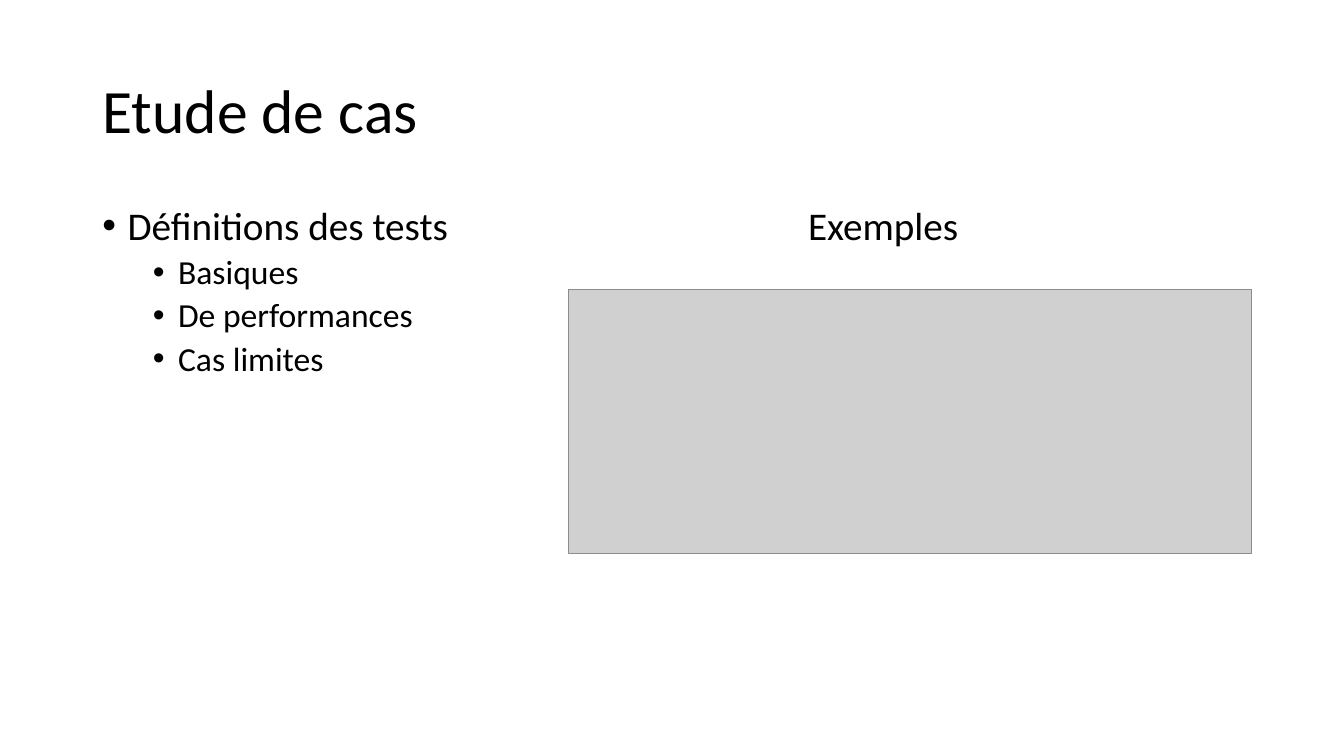
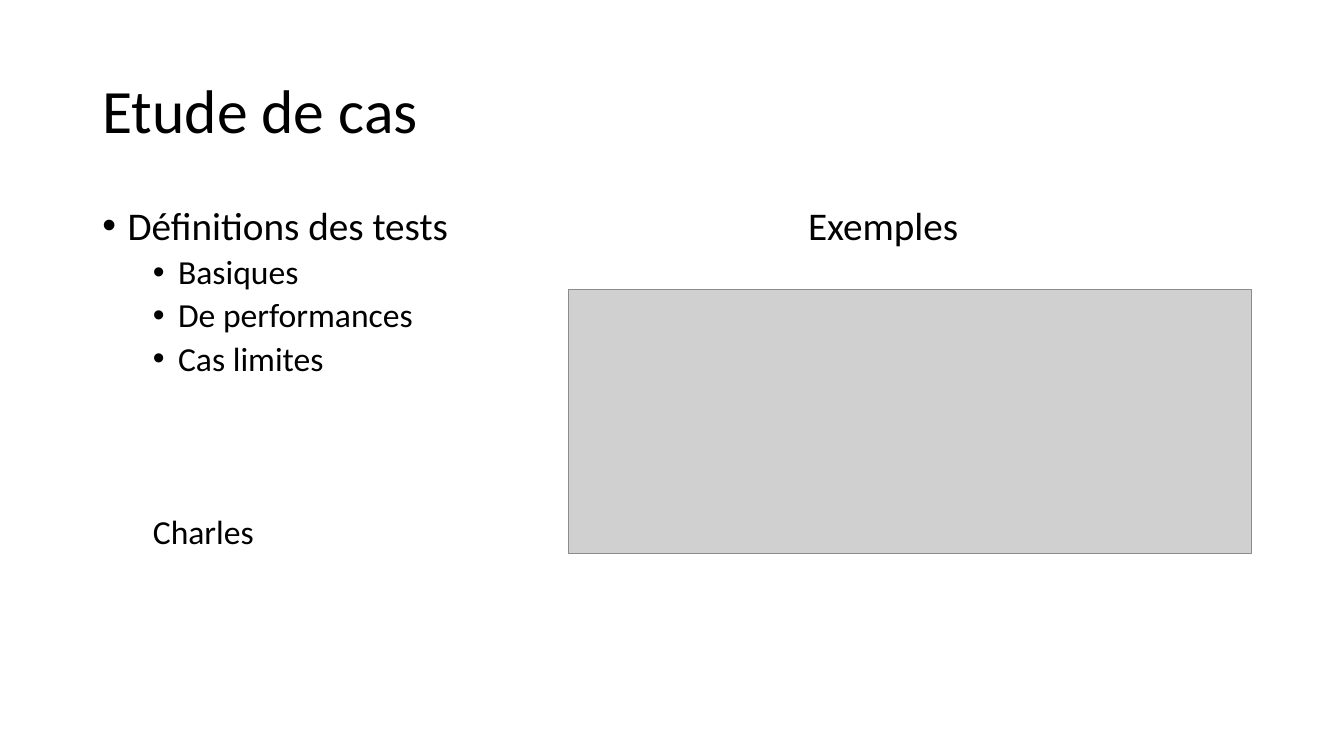
Before and after one commit to GRnice/ConcoursJuin, a slide deck: slide 12 of rapport/presentation.pptx. Drawn at 1344x756 pixels with LibreOffice and Linux fonts; fonts in the diff are those of the drawing; grey boxes stand for pictures. Boxes give left, top, right and bottom in pixels: in the first picture for what was removed or moved away, otherwise in the second. Text is boxed around its words. In the diff, an @@ line names an element or a change of style, - is before the commit and + after.

```diff
--- a/rapport/presentation.pptx
+++ b/rapport/presentation.pptx
@@ text at (x1=153, y1=520, x2=254, y2=545): paragraph added @@
+  Charles
```
Also in this commit, not shown: 12 other slides changed.
